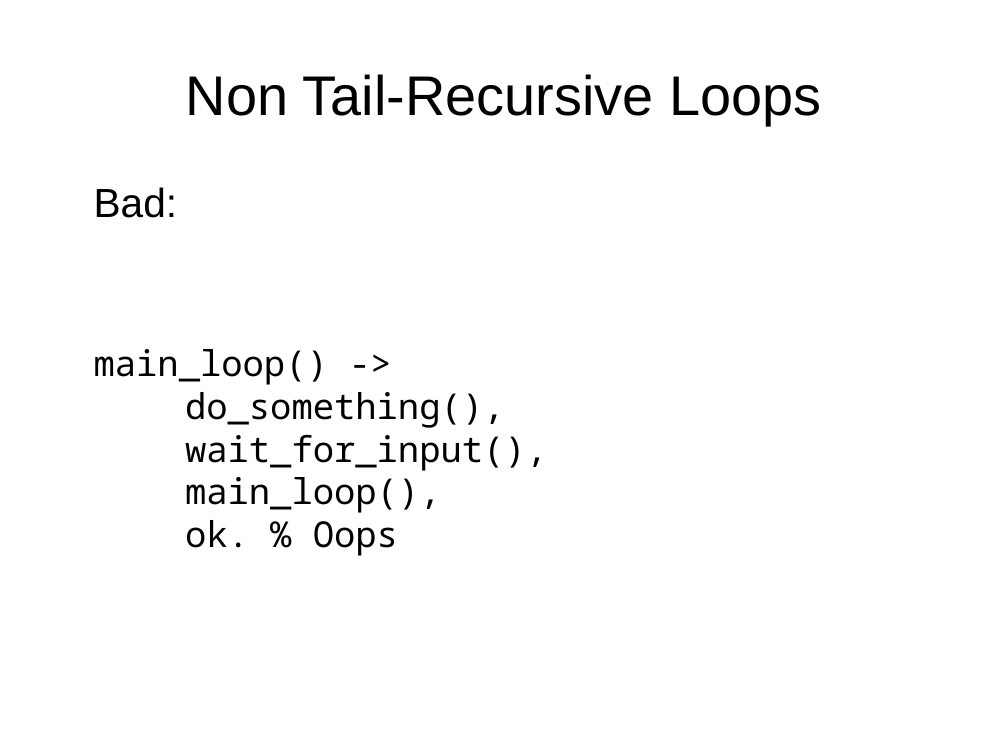
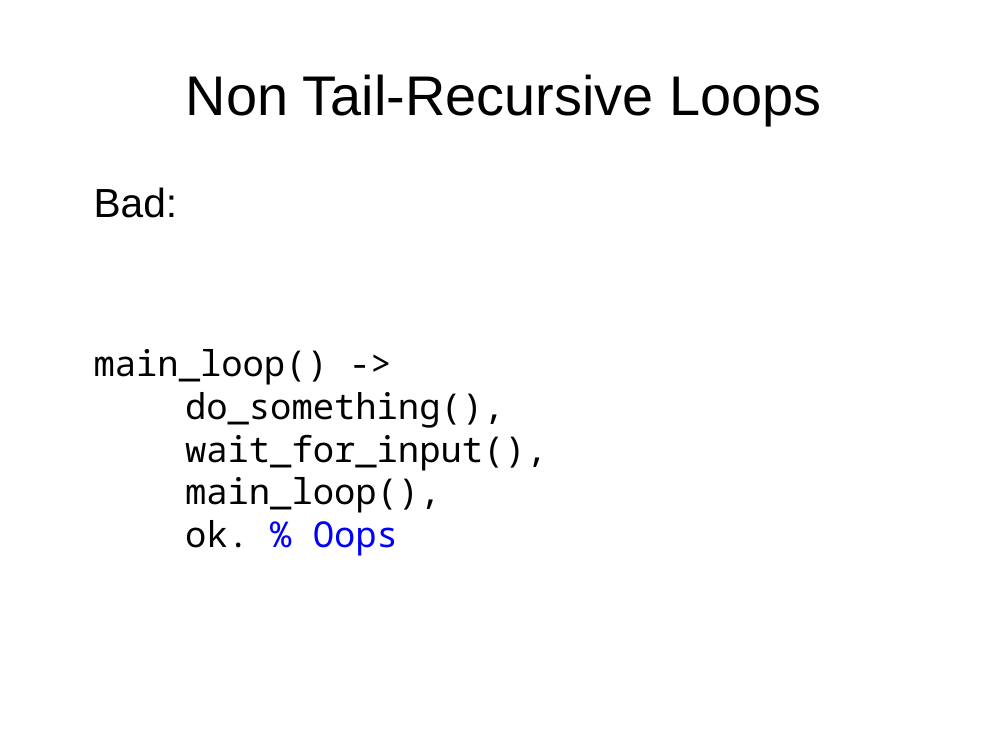
Before and after one commit to bernardd/conference-talks, a slide deck: slide 14 of ErlangLessonsLearned.odp. Drawn at 1008x756 pixels with LibreOffice and Linux fonts; fonts in the diff are those of the drawing. Boxes give left, top, right and bottom in pixels: in the first picture for what was removed or moved away, otherwise in the second. Text is boxed around its words. In the diff, an @@ line names an element or a change of style, - is before the commit and + after.

```diff
--- a/ErlangLessonsLearned.odp
+++ b/ErlangLessonsLearned.odp
@@ text at [94,349,547,556]: text colour #000000 to #0000FF in "% Oops" @@
```
Also in this commit, not shown: 13 other slides changed.
